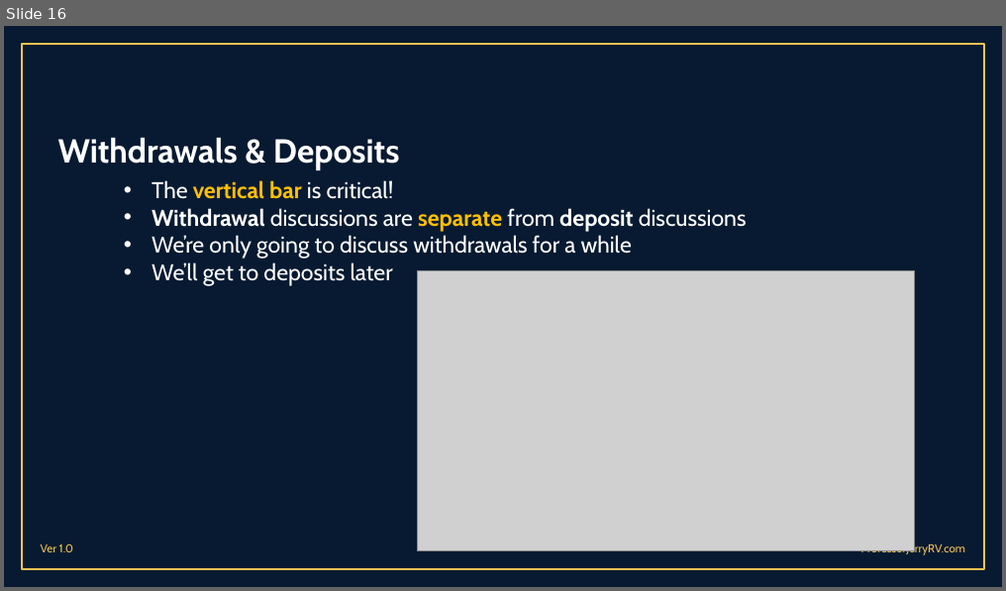
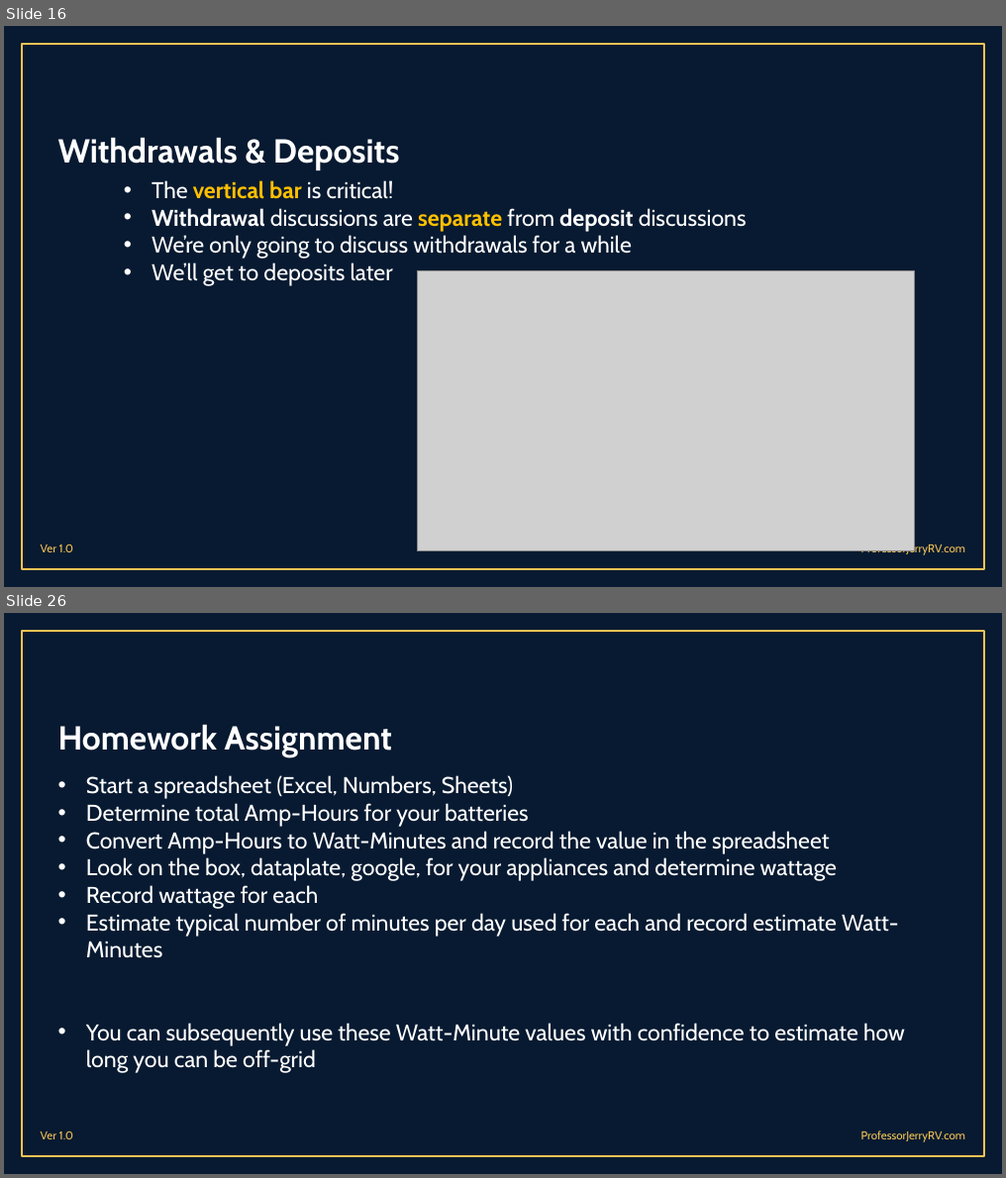
Before and after one commit to malcolmbss/ProfessorJerryRV, a slide deck: Presentations/RV Electrical Systems 101 - Part 1.pptx. Shown one above the other, each under a label of ours: slide 16 before the commit, slides 16 and 26 after it; the slides between them are not shown. The pictures are 1006x591 and 1006x1178 pixels, drawn with LibreOffice and Linux fonts; fonts in the diff are those of the drawing; grey boxes stand for pictures; background and template pictures are left out. Boxes give left, top, right and bottom in pixels: in the first picture for what was removed or moved away, otherwise in the second. Text is boxed around its words. In the diff, an @@ line names an element or a change of style, - is before the commit and + after.

```diff
--- a/Presentations/RV Electrical Systems 101 - Part 1.pptx
+++ b/Presentations/RV Electrical Systems 101 - Part 1.pptx
@@ slide 26 added at (x1=4, y1=613, x2=1002, y2=1174), background #081A31; not listed: 3 template elements that a slide beside it also shows @@
@@ title added at (x1=58, y1=724, x2=392, y2=758), 32 pt, text #FFFFFF, bold @@
+Homework Assignment
@@ text added at (x1=86, y1=775, x2=905, y2=1073), 22 pt, text #FFFFFF @@
+• Start a spreadsheet (Excel, Numbers, Sheets)
+• Determine total Amp-Hours for your batteries
+• Convert Amp-Hours to Watt-Minutes and record the value in the spreadsheet
+• Look on the box, dataplate, google, for your appliances and determine wattage
+• Record wattage for each
+• Estimate typical number of minutes per day used for each and record estimate Watt-Minutes
+• You can subsequently use these Watt-Minute values with confidence to estimate how long you can be off-grid
```
Also in this commit, not shown: 2 slides changed, 10 other slides added, 7 other files.
